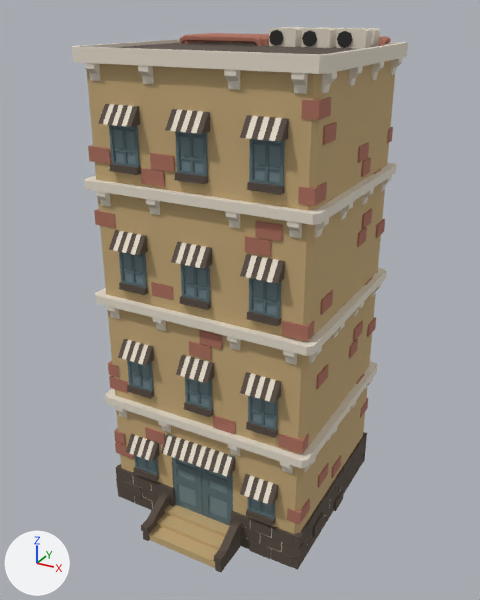
Before and after pictures for a commit that changed the glTF model public/models/props/cairo-block-4story.glb.
Before and after are seen from a 50 mm lens placed at (3.3, -5.82, 5.27), pointed at (0.21, -0.21, 2.46). The axes (+X, +Y, +Z) are drawn at lower left. The lights are the same throughout. The picture after the commit comes second. Where no turn or scale is listed for an object, it has been applied to the vertices. Vertices at exactly the same position are counted once.

Script lines for the objects in view, before the commit:
```python
me_mesh_0 = bpy.data.meshes.new('Mesh_0')
me_mesh_0.from_pydata(...)  # 4884 vertices, 6862 faces; spans x -1.21..1.21, y -1.27..1.27, z -2.55..2.55
# faces by material slot: [168, 1030, 1514, 140, 102, 1900, 2008]
me_mesh_0.materials.append(mat_black)  # black #292827
me_mesh_0.materials.append(mat_bricks)  # brown #ad705e
me_mesh_0.materials.append(mat_dark)  # brown #574b41
me_mesh_0.materials.append(mat_glass)  # greyish cyan #71868b
me_mesh_0.materials.append(mat_main)  # brown #c6aa79
me_mesh_0.materials.append(mat_white)  # pale yellow #e7dece
me_mesh_0.materials.append(mat_windows)  # greyish cyan #5d7075
ob_mesh_0 = bpy.data.objects.new('Mesh_0', me_mesh_0)
ob_mesh_0.location = (0.18, -0.19, 2.54)
```
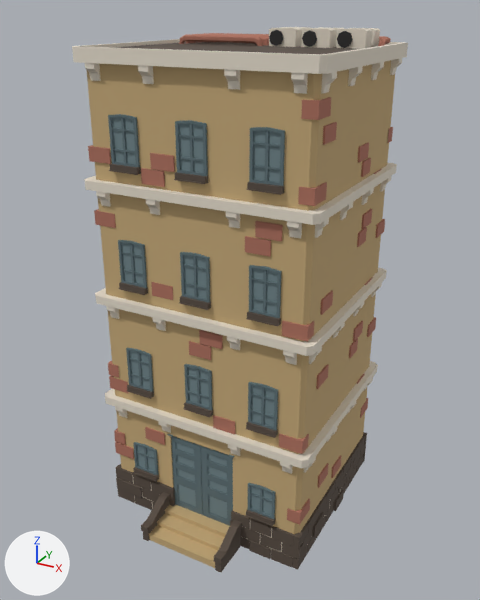
What differs and where, as boxes [x1, y1, x2, y2] in the pictures (480 x 600 px):
```json
{"part": 1, "of": "me_mesh_0", "change": "deleted", "before": [98, 104, 289, 506]}
```

The change, as JSON lines over the scene's bpy script:
```json
{"block": "me_mesh_0", "where": "# used by ob_mesh_0; location = (0.18, -0.19, 2.54)"}
{"op": "remove", "block": "me_mesh_0", "code": "me_mesh_0.from_pydata(...)  # 4884 vertices, 6862 faces; spans x -1.21..1.21, y -1.27..1.27, z -2.55..2.55"}
{"op": "add", "block": "me_mesh_0", "code": "me_mesh_0.from_pydata(...)  # 4542 vertices, 6438 faces; spans x -1.21..1.21, y -1.27..1.27, z -2.55..2.55"}
{"block": "me_mesh_0", "change": "me_mesh_0 part 1: 12 loose pieces with 342 vertices, spanning x -0.9..0.9, y -0.95..-0.8, z -1.75..1.94, are deleted"}
```
